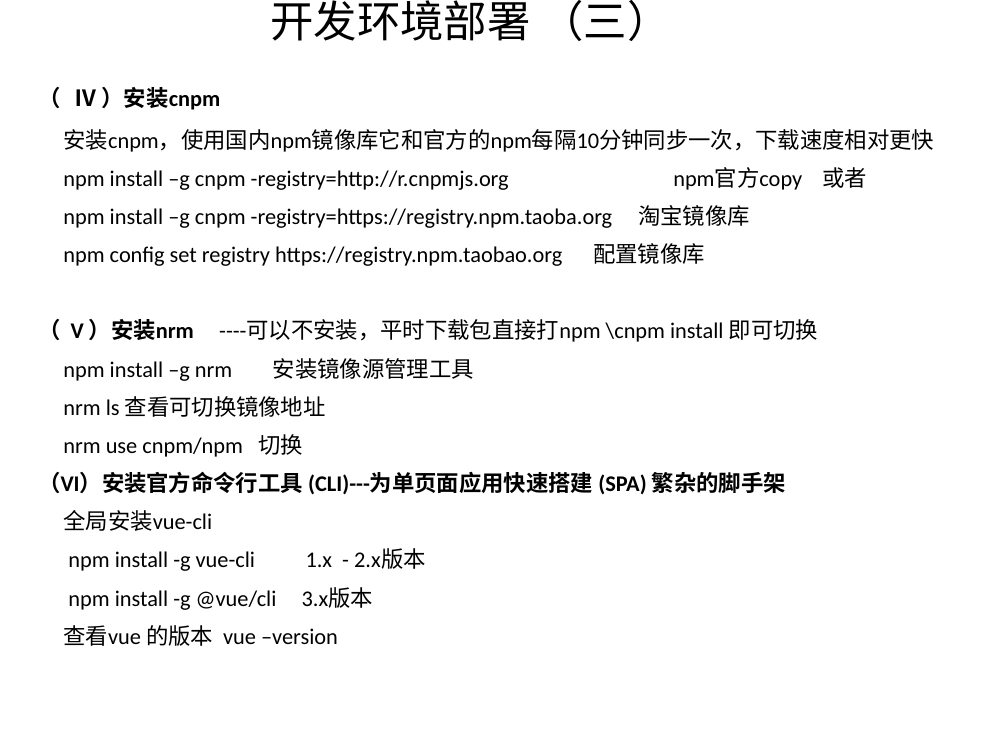
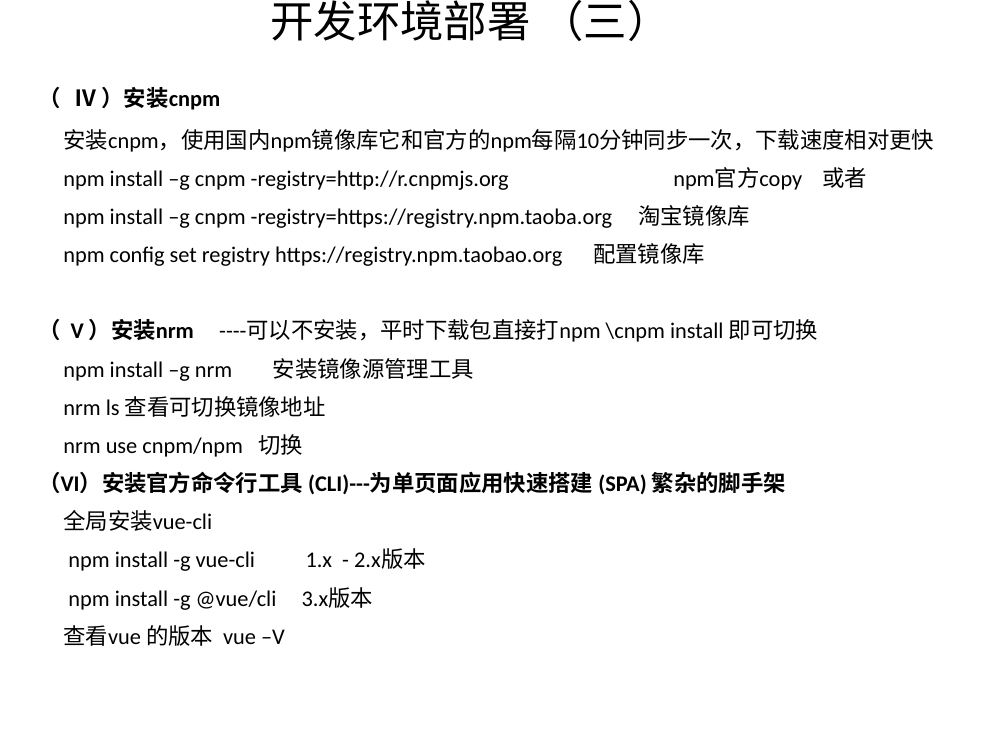
Before and after one commit to Consifire/self-knowledge-induction-of-Vue, a slide deck: slide 5 of Vue个人归纳.ppt. Drawn at 1008x756 pixels with LibreOffice and Linux fonts; fonts in the diff are those of the drawing. Boxes give left, top, right and bottom in pixels: in the first picture for what was removed or moved away, otherwise in the second. Text is boxed around its words. In the diff, an @@ line names an element or a change of style, - is before the commit and + after.

```diff
--- a/Vue个人归纳.ppt
+++ b/Vue个人归纳.ppt
@@ text at [63,625,285,646]: text changed @@
-查看vue 的版本 vue –version
+查看vue 的版本 vue –V
```
Also in this commit, not shown: 5 other slides changed, 1 slide added, 5 other files.
